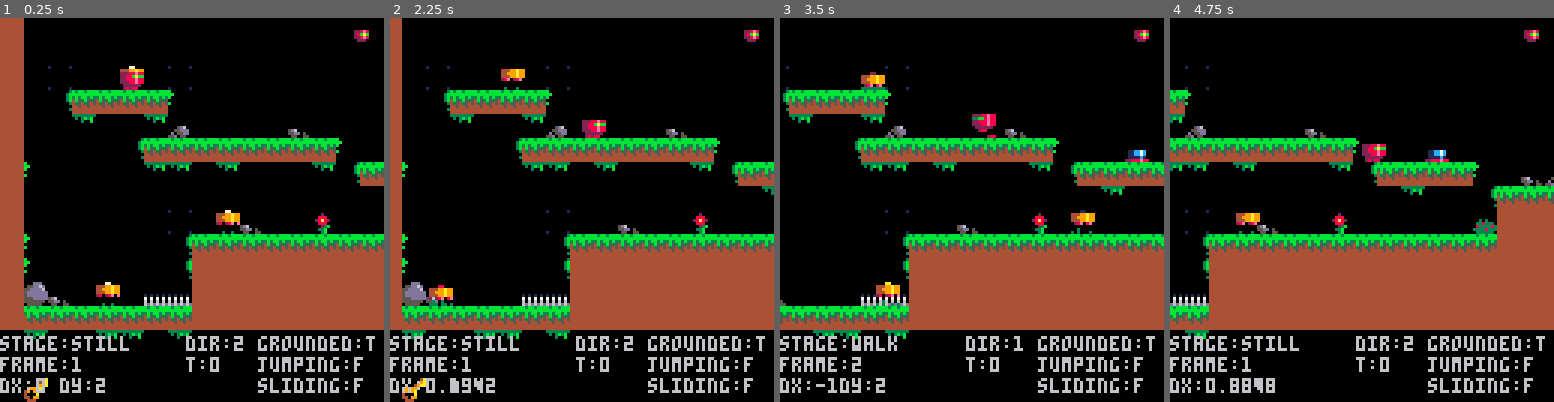
Above: before the commit, frames 1-4 (left to right).
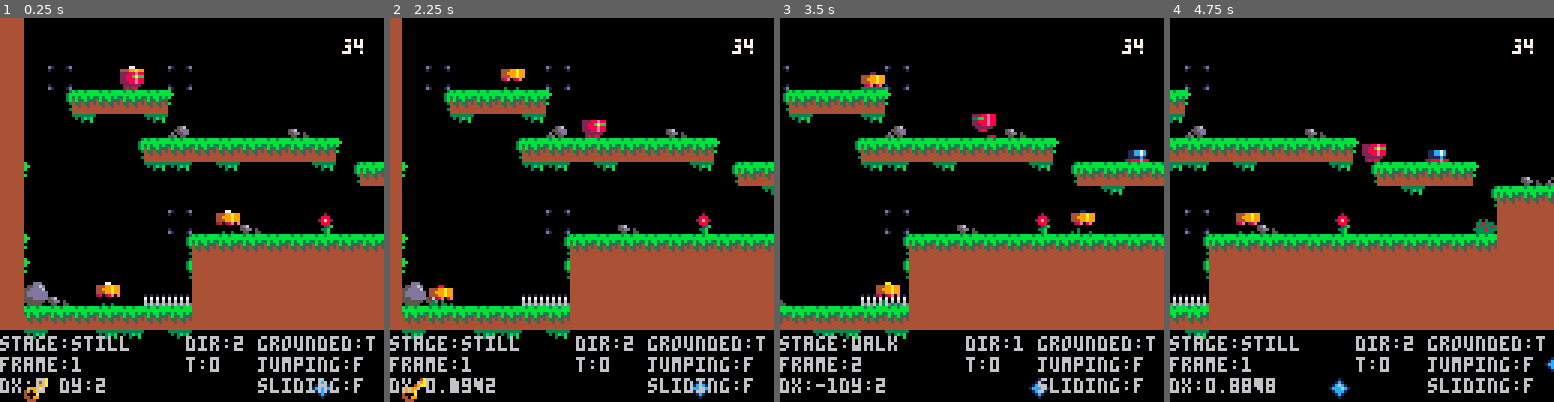
Above: after the commit, the same moments.

Repository: neilpopham/pico8
Game: PICO-8 cartridge tests/create_item.p8
The game is run twice, just before and just after one commit, with the same random seed, the same clock (stepped at 60 frames per second) and the same inputs.
Inputs:
- Up to frame 1 (0.25 s): no input
- Up to frame 2 (2.25 s): tap X (X key) at 0.33, 1.07, 1.85 s; tap O (Z key) at 0.7, 1.7, 2.1 s; hold Right 1.6-2.1 s; hold Up from 2.15 s (still down)
- Up to frame 3 (3.5 s): release Up at 2.42 s; hold Right 2.47-3.03 s; tap O (Z key) at 2.5, 2.9, 3.3 s; tap X (X key) at 2.97 s; hold Left from 3.08 s (still down)
- Up to frame 4 (4.75 s): release Left at 3.58 s; hold Down 3.63-3.97 s; tap O (Z key) at 3.7, 4.1, 4.5 s; hold Right 4.02-4.68 s; tap X (X key) at 4.08 s; hold Up from 4.73 s (still down)

The runs differ from the first frame. In frame 1, 0.7% of the frame differs, in the area x 12-97%, y 3-100%; in frame 2, 0.7%; in frame 3, 0.6%; in frame 4, 0.7%, in the area x 3-100%, y 3-100%.

Commit message:
A few extra sprites

Diff:
--- a/tests/create_item.p8
+++ b/tests/create_item.p8
@@ -353,7 +353,8 @@
  for _,enemy in pairs(enemies) do enemy:draw() end -- e:draw()
  p:draw()
  camera(0,0)
- spr(33,118,4)
+ spr(37,114,4)
+ spr(38,118,4)
  print("stage:"..p.anim.current.stage,0,106)
  print("dir:"..p.anim.current.face,62,106)
  print("frame:"..p.anim.current.frame,0,113)
@@ -386,22 +387,22 @@
 02880000028800000028280002222220000028800222222000002880000028000028800002880000002800000002880000000288000002880000028800002880
 28800000000000000000000000288000000000000002880000000000000000000000000000000000000000000000000000000288000002880000028800000288
 00000000000288000000000000002880002880000288000000288000002800000288000000028800000028000000288000000000000000000000000000000000
-ccc66766228e80000000000000000000000000000000000000000000000000000000000000000000000000000000000000000000000000000000000000000000
-00111d1128bab0000000000000000000000000000000000000000000000000000000000000000000000000000000000000000000000000000000000000000000
-cc666766228e80000000000000000000000000000000000000000000000000000000000000000000000000000000000000000000000000000000000000000000
-ccc66766022200000000000000000000000000000000000000000000000000000000000000000000000000000000000000000000000000000000000000000000
-0cccccc0000000000000000000000000000000000000000000000000000000000000000000000000000000000000000000000000000000000000000000000000
-00000000000000000000000000000000000000000000000000000000000000000000000000000000000000000000000000000000000000000000000000000000
-00000000000000000000000000000000000000000000000000000000000000000000000000000000000000000000000000000000000000000000000000000000
-00c6c600000000000000000000000000000000000000000000000000000000000000000000000000000000000000000000000000000000000000000000000000
-b3bb3bbb00000003b00000003333333300000000000000000000004a44444444000ddd0000000000000000000000000010000001000000000000000000000000
-bbbbbbbb0000003bbb0000000303b3b000000000000200000000049a44444444055dd6d000000000000000000000000000000000000000000000000000000000
-3b3bb3b30000003bb0000000000300b00000000000888000000049aa4444444455dddd6000000000000000000000000000000000000000000000000000000000
-4b53b5350000003b000000000000000000303000028a820009999a00444444445ddddddd00000000000000000000000000000000000000000000000000000000
-4354354500000003b00000000000000003383330008880004909a000444444445ddddddd000000000005d6001010101000000000011cc7c00000000000000000
-445445440000000000000000000000000833338300023b004000a00044444444555ddddd5d6000000055ddd07070707000000000011cc7c00000000000000000
-44444444000000030000000000000000333383330033b00044099000444444445555555055dd05000d055dd0606060600000000001111c100000000000000000
-44444444000000000000000000000000033333300003b0000444000044444444055555000550055055d055006d6d6d6d1000000122888e880000000000000000
+ccc66766228e80000000000000000000000000000000000000000000000000000000000000000000000000000000000011001100070007000000000000000000
+00111d1128bab00000000000000000000000000000000000000000000000000000000000000000000000000000000000c700c700011001100000000000000000
+cc666766228e800000000000000000000000000000000000000000000000000000000000000000000000000000000000cccccccc0cc00cc000000000c00c7007
+ccc667660222000077700000770000000770000007700000707000007770000077000000777000007770000077700000cccccccccccccccc00cc00cccccccccc
+0cccccc0000000007050000005000000005000000050000070700000500000005000000000500000707000007070000011cc11ccccccccccc7ccc7cccccccccc
+00000000000000007070000007000000777000000770000077700000777000007770000000700000575000007770000011111111c11cc11ccccccccc1cc11cc1
+0000000000000000707000000700000070000000007000000050000000700000707000000070000070700000005000005151515111111111cc11cc1111111111
+00c6c600000000007770000077700000777000007770000000700000077000007770000000700000777000000070000015151515515151511111111151515151
+b3bb3bbb00000003b00000003333333300000000000000000000004a44444444000ddd00000000000000000000000000d100001d000000000001000000000000
+bbbbbbbb0000003bbb0000000303b3b000000000000020000000049a44444444055dd6d00000000000000000000000001000000100000000001c100000000000
+3b3bb3b30000003bb0000000000300b00000000000088800000049aa4444444455dddd60000000000000000000000000000000000000000001c6c10000000000
+4b53b5350000003b0000000000000000003030000028a82009999a00444444445ddddddd00000000000000000000000000000000000000001ccc6c1000000000
+4354354500000003b00000000000000003383330000888004909a000444444445ddddddd000000000005d6001010101000000000011cc7c001ccc10000000000
+4454454400000000000000000000000008333383000023b04000a00044444444555ddddd5d6000000055ddd07070707000000000011cc7c0001c100000000000
+444444440000000300000000000000003333833300033b0044099000444444445555555055dd05000d055dd0606060601000000101111c100001000000000000
+444444440000000000000000000000000333333000003b000444000044444444055555000550055055d055006d6d6d6dd100001d22888e880000000000000000
 0000000000011000000cc000000770000000000000000000000aa000000000000000000000000000000000000000000000000000000000000000000000000000
 44499a9944499a9944499a9944499a99000000000008800044499a99000000000000000000000000000000000000000000000000000000000000000000000000
 44999a9944999a9944999a9944999a990002200044499a9944999a99000000000000000000000000000000000000000000000000000000000000000000000000
@@ -430,9 +431,9 @@
 3738390000003b3b373737373737373737373737373737373737373200373737373737370000000000000000000000000000000000000000000000000000000000000000000000000000000000000000000000000000000000000000000000000000000000000000000000000000000000000000000000000000000000000000
 3730303030303030373737373737373737373737373737373737370000373737373737370000000000000000000000000000000000000000000000000000000000000000000000000000000000000000000000000000000000000000000000000000000000000000000000000000000000000000000000000000000000000000
 0033000033330033000000000000000000000000000000000000000000000000000000000000000000000000000000000000000000000000000000000000000000000000000000000000000000000000000000000000000000000000000000000000000000000000000000000000000000000000000000000000000000000000
-0000000000000000000000000000000000000000000000000000000000000000000000000000000000000000000000000000000000000000000000000000000000000000000000000000000000000000000000000000000000000000000000000000000000000000000000000000000000000000000000000000000000000000
-0036000000000000000000000000000000000000000000000000000000000000000000000000000000000000000000000000000000000000000000000000000000000000000000000000000000000000000000000000000000000000000000000000000000000000000000000000000000000000000000000000000000000000
-3030303030303030303030303030303030303030303030303030303030303030303030300000000000000000000000000000000000000000000000000000000000000000000000000000000000000000000000000000000000000000000000000000000000000000000000000000000000000000000000000000000000000000
+000000000000000000000000000000000000000000003e3e3e00000000000000000000000000000000000000000000000000000000000000000000000000000000000000000000000000000000000000000000000000000000000000000000000000000000000000000000000000000000000000000000000000000000000000
+003600000000000000000000003e000000000000000000000000000000000000000000000000000000000000000000000000000000000000000000000000000000000000000000000000000000000000000000000000000000000000000000000000000000000000000000000000000000000000000000000000000000000000
+3030303030303030303030303030303030303030303030303030303030302f2f2f2f2f300000000000000000000000000000000000000000000000000000000000000000000000000000000000000000000000000000000000000000000000000000000000000000000000000000000000000000000000000000000000000000
 3737373737373737373737373737373737373737373737373737373737373737373737370000000000000000000000000000000000000000000000000000000000000000000000000000000000000000000000000000000000000000000000000000000000000000000000000000000000000000000000000000000000000000
 3737373737373737373737373737370037373700000000000000000000000000000000370000000000000000000000000000000000000000000000000000000000000000000000000000000000000000000000000000000000000000000000000000000000000000000000000000000000000000000000000000000000000000
 3737373737373737373737373737370000000000000000000000000000000000000000370000000000000000000000000000000000000000000000000000000000000000000000000000000000000000000000000000000000000000000000000000000000000000000000000000000000000000000000000000000000000000
